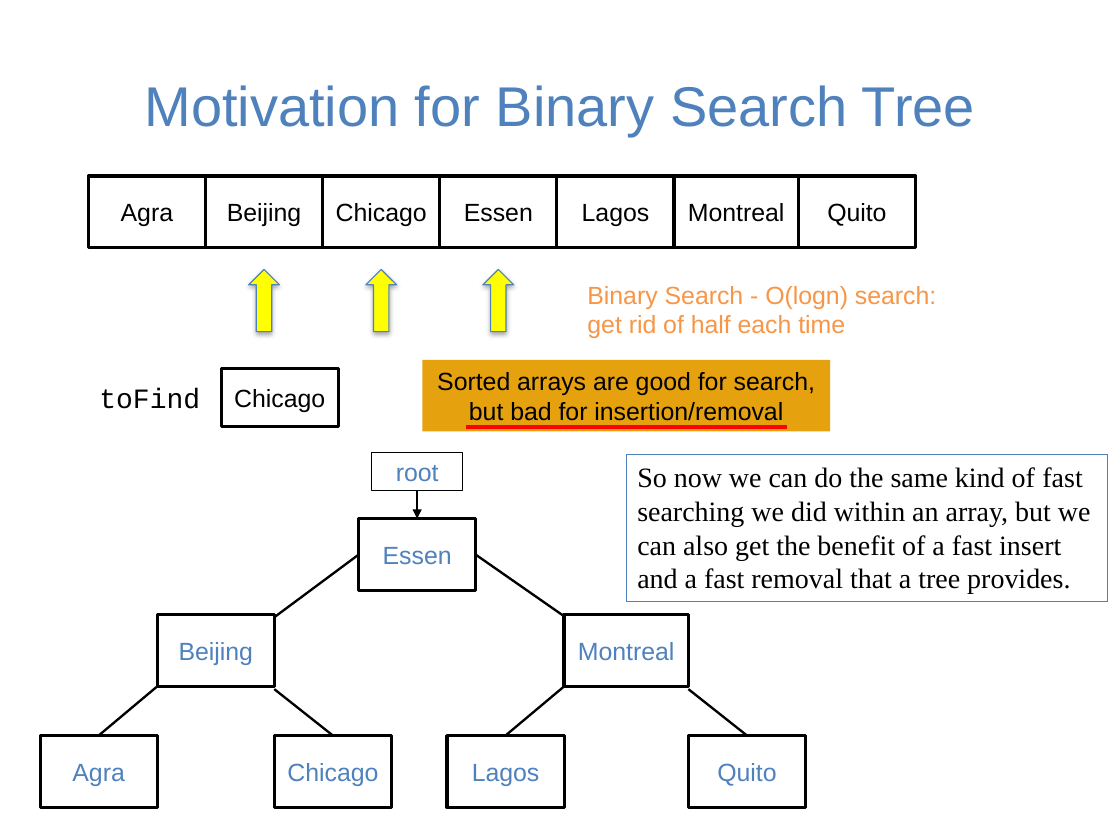
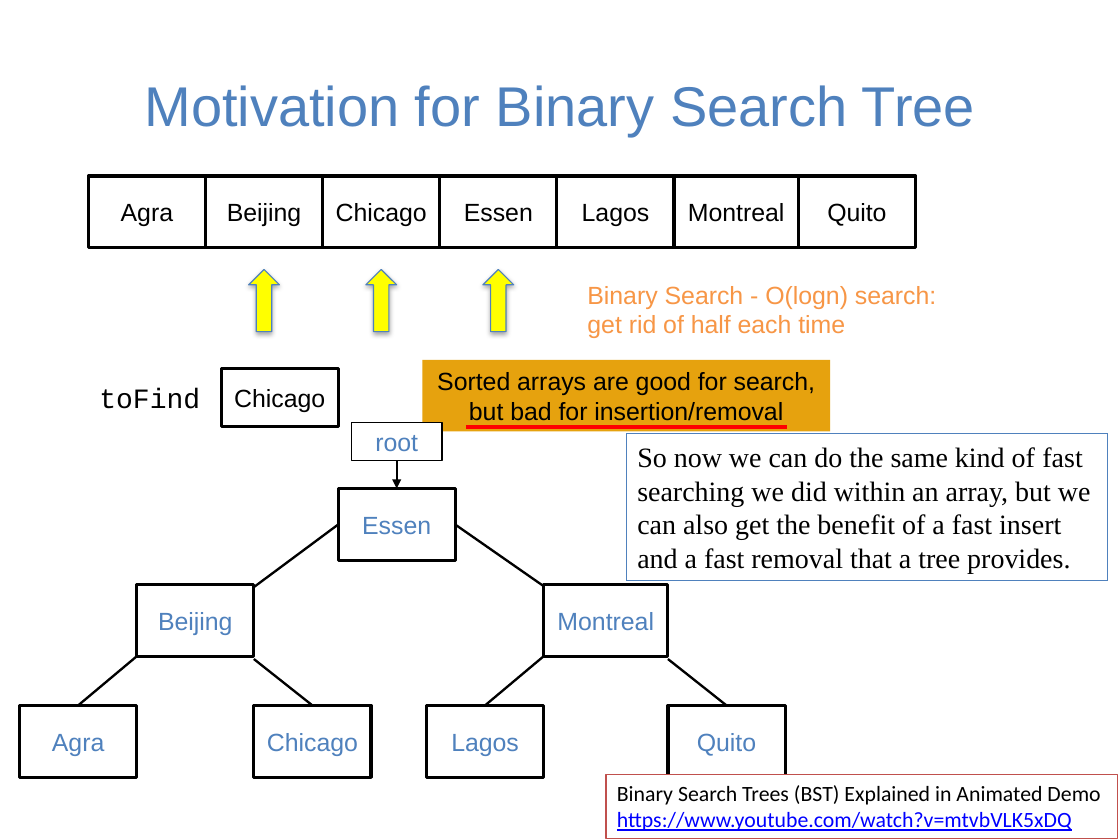
Before and after one commit to guhofstra/CSC111Fa25, a slide deck: slide 18 of PPTs/Lecture 8-binary search tree vs trie.pptx. Drawn at 1120x840 pixels with LibreOffice and Linux fonts; fonts in the diff are those of the drawing. Boxes give left, top, right and bottom in pixels: in the first picture for what was removed or moved away, otherwise in the second. Text is boxed around its words. In the diff, an @@ line names an element or a change of style, - is before the commit and + after.

```diff
--- a/PPTs/Lecture 8-binary search tree vs trie.pptx
+++ b/PPTs/Lecture 8-binary search tree vs trie.pptx
@@ rectangle "So now we can do ...": place and size @@
-rectangle "So now we can do ..." at (626,455,1108,601)
+rectangle "So now we can do ..." at (626,433,1108,580)
@@ 8 rectangles, 6 lines, 1 arrow: place and size @@
-8 rectangles, 6 lines, 1 arrow at (40,452,806,808)
+8 rectangles, 6 lines, 1 arrow at (19,422,785,777)
@@ rectangle added at (606,774,1118,838), fill #FFFFFF, outline #C0504D 1 pt, 14 pt, text #000000 @@
+Binary Search Trees (BST) Explained in Animated Demo
+https://www.youtube.com/watch?v=mtvbVLK5xDQ
```
Also in this commit, not shown: 3 other slides changed, 1 slide removed, 7 other files.
